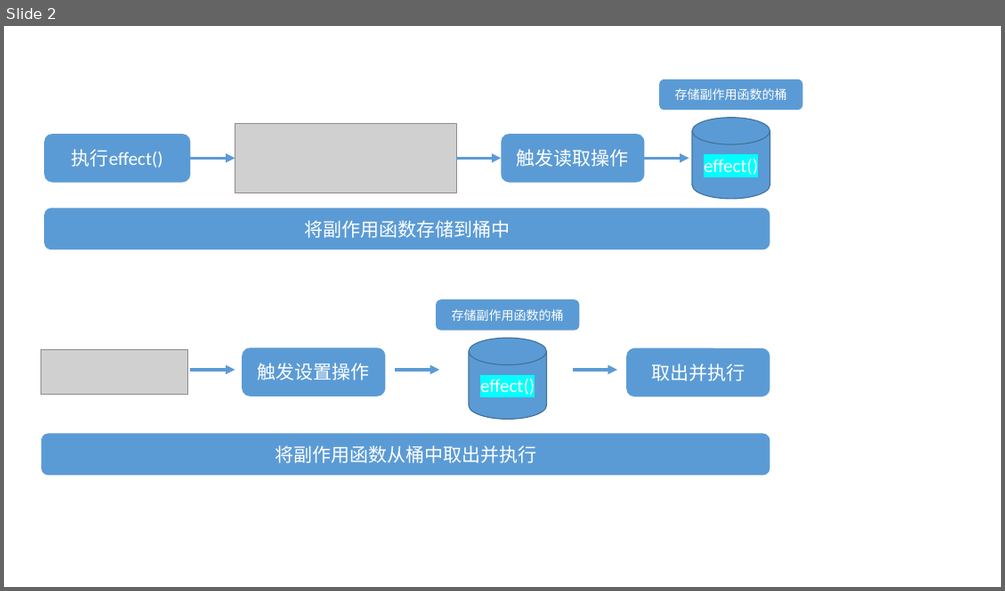
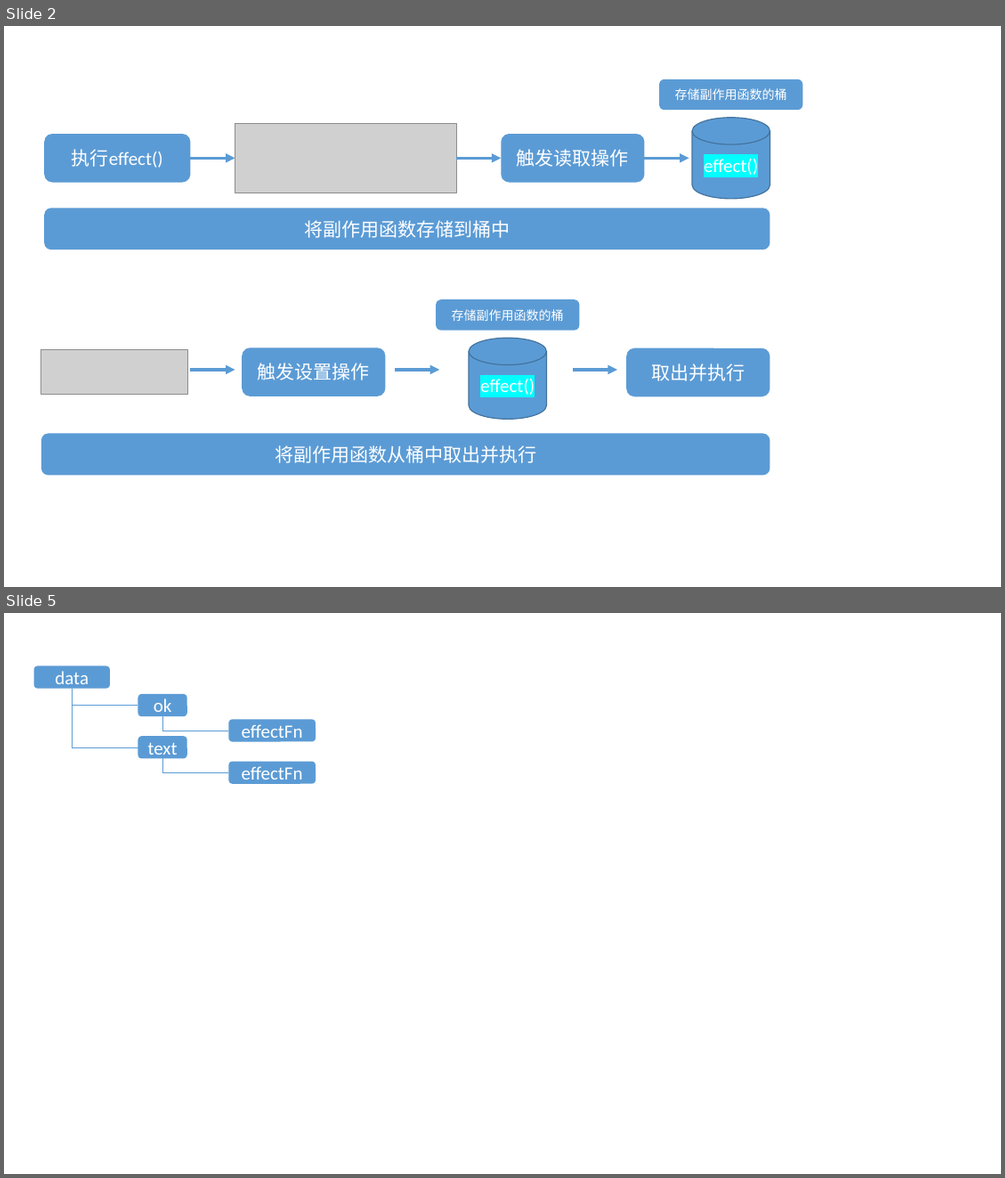
Before and after one commit to zuogl/zNote, a slide deck: img.pptx. Shown one above the other, each under a label of ours: slide 2 before the commit, slides 2 and 5 after it; the slides between them are not shown. The pictures are 1005x591 and 1005x1178 pixels, drawn with LibreOffice and Linux fonts; fonts in the diff are those of the drawing; grey boxes stand for pictures. Boxes give left, top, right and bottom in pixels: in the first picture for what was removed or moved away, otherwise in the second. Text is boxed around its words. In the diff, an @@ line names an element or a change of style, - is before the commit and + after.

```diff
--- a/img.pptx
+++ b/img.pptx
@@ slide 5 added at bbox=[4, 613, 1001, 1174], background #FFFFFF @@
@@ group added at bbox=[34, 666, 316, 784]: 5 rounded rectangles, 4 elbow lines @@
+data
+ok
+effectFn
+text
+effectFn
```
Also in this commit, not shown: 2 other slides added, 1 slide removed, 7 other files.
